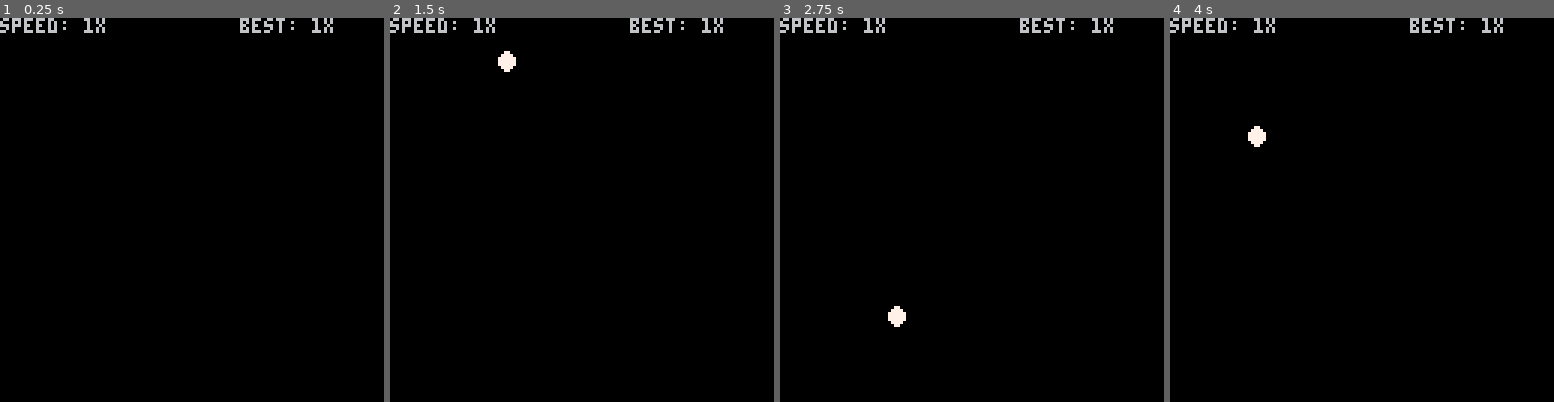
Above: before the commit, frames 1-4 (left to right).
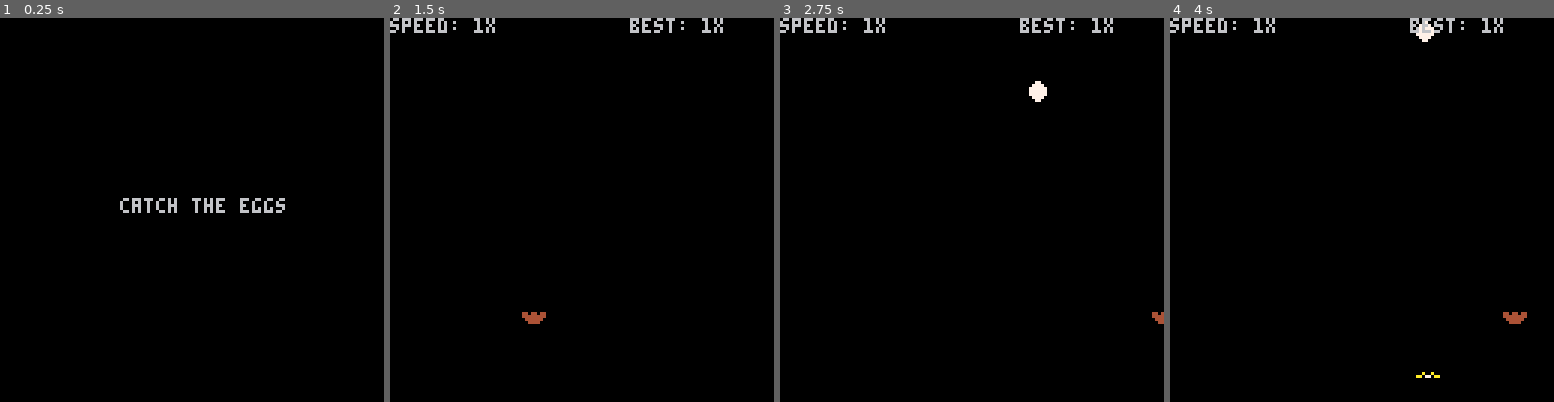
Above: after the commit, the same moments.

Repository: samskivert/momg
Game: PICO-8 cartridge eggcatch.p8
Same seed, same stepped clock (60 frames per second), same inputs: the game is played once before the commit and once after it.
Inputs:
- Up to frame 1 (0.25 s): no input
- Up to frame 2 (1.5 s): no input
- Up to frame 3 (2.75 s): hold Right 1.6-2.1 s; hold Right from 2.47 s (still down)
- Up to frame 4 (4 s): release Right at 3.03 s; hold Left 3.08-3.58 s

The runs differ from the first frame. In frame 1, 1.4% of the frame differs, in the area x 0-87%, y 0-51%; in frame 2, 0.3%; in frame 3, 0.4%; in frame 4, 0.5%.

Commit message:
Add some juice.
I'm a terrible animator, but pixels are forgiving.

Diff:
--- a/actor.lua
+++ b/actor.lua
@@ -1,34 +1,50 @@
 
-max_actors = 64
+max_particles = 64
 actors = {}
+particles = {}
 
-function make_actor (k,x,y,d)
-  local a = {
+function new_actor (k, x, y, d)
+  return {
     k=k,
     frame=0,
     frames=1,
+    anim=anim_by_vel,
     life=1,
+    dlife=0,
     x=x, y=y,
     vx=0, vy=0,
-    ax=0, ay=0.05, -- gravity
-    fx=0.99, fy=0.99, -- friction
+    ax=0, ay=0,
+    fx=0.99, fy=0.99,
     w=3/8, h=0.5, -- half-width
     d=d or -1, -- direction
     t=0,
     draw=draw_actor,
     update=update_actor,
   }
+end
 
-  -- attributes from actor_dat
-  -- for k,v in pairs(actor_dat[k]) do
-  --   a[k]=v
-  -- end
+function anim_by_vel (a)
+  a.frame = (a.frame + abs(a.vx)*2) % a.frames
+end
 
-  if (#actors < max_actors) then
-    add(actors, a)
-  end
+function anim_by_time (a)
+  a.frame = (a.frame + a.dframe) % a.frames
+end
 
+function make_actor (k, x, y, d)
+  local a = new_actor(k, x, y, d)
+  a.table = actors
+  add(actors, a)
   return a
+end
+
+function make_particle (k, x, y, d)
+  local p = new_actor(k, x, y, d)
+  p.table = particles
+  p.anim=anim_by_time
+  p.dframe=1
+  if (#particles < max_particles) add(particles, p)
+  return p
 end
 
 function draw_actor (a)
@@ -43,17 +59,23 @@
   for a in all(actors) do
     a:draw()
   end
+  for p in all(particles) do
+    p:draw()
+  end
 end
 
 function update_actor (a)
   if (a.life <= 0) then
-    del(actors,a)
+    del(a.table, a)
     return
   end
 
   a.x += a.vx
   a.y += a.vy
-  a.frame = (a.frame + abs(a.vx)*2) % a.frames
+  a.life -= a.dlife
+
+  -- update animation frame
+  a:anim()
 
   -- gravity and friction
   a.vx += a.ax
@@ -68,6 +90,9 @@
 function update_actors ()
   for a in all(actors) do
     a:update()
+  end
+  for p in all(particles) do
+    p:update()
   end
 end
 
--- a/eggcatch.lua
+++ b/eggcatch.lua
@@ -1,9 +1,10 @@
 score = 0
-next_egg = 1
+next_egg = 0
 egg_freq = 2
 gravity = 0.01
 speed_factor = 1
 best_speed = 1
+splash_time = 1
 
 function adjust_score (ds)
   score = max(0, score+ds)
@@ -11,13 +12,23 @@
   best_speed = max(speed_factor, best_speed)
 end
 
+function draw_splash ()
+  print("catch the eggs", 40, 60)
+end
+
 function draw_hud ()
   print("speed: "..speed_factor.."x", 0, 0)
   print("best: "..best_speed.."x", 80, 0)
 end
 
+function create_nest()
+  nest = make_actor(3, 6, 13, 0)
+  nest.ay = 0
+  nest.fx = 0.5
+end
+
 function drop_egg ()
-  local x = rnd(16)
+  local x = 8 + (rnd(6) - 3) * min(speed_factor, 2)
   local egg = make_actor(1, x, 1, 0)
   egg.frames = 2
   egg.h = 0.1
@@ -26,19 +37,37 @@
 end
 
 function _init ()
-  nest = make_actor(3, 6, 13, 0)
-  nest.ay = 0
 end
 
 function on_collide (a1, a2)
   if (a1.k == 3) then
     adjust_score(1)
     a2.life = 0
+    local crack = make_particle(12, a2.x, a2.y, a2.d)
+    crack.frames = 4
+    crack.dframe = 1
+    crack.life = 3
+    crack.dlife = 1
+    local bird = make_particle(16, a2.x, a2.y, a2.d)
+    bird.frames = 2
+    bird.dframe = 0.5
+    bird.life = 50
+    bird.dlife = 1
+    bird.vx = -0.5 + rnd(1)
+    bird.vy = -0.1 - rnd(0.2)
+    bird.ay = -0.05
   end
 end
 
 function _update ()
   local t = time()
+  if (t < splash_time) then
+    return
+  elseif (splash_time > 0) then
+    splash_time = 0
+    create_nest()
+    next_egg = t + 1
+  end
 
   if (t > next_egg) then
     drop_egg()
@@ -49,21 +78,32 @@
   collide_actors(on_collide)
 
   for a in all(actors) do
-    if a.y > 16 then
+    if a.y > 15 then
       a.life = 0
+      local splat = make_particle(5, a.x, a.y, a.d)
+      splat.frames = 6
+      splat.dframe = 1
+      splat.life = 5
+      splat.dlife = 1
       adjust_score(-1)
     end
   end
 
   if (btn(0)) then
-    nest.x -= 0.2 * speed_factor
+    nest.ax = -0.5
   elseif (btn(1)) then
-    nest.x += 0.2 * speed_factor
+    nest.ax = 0.5
+  else
+    nest.ax = 0
   end
 end
 
 function _draw ()
   cls()
-  draw_actors()
-  draw_hud()
+  if (splash_time > 0) then
+    draw_splash()
+  else
+    draw_actors()
+    draw_hud()
+  end
 end
--- a/eggcatch.p8
+++ b/eggcatch.p8
@@ -13,3 +13,151 @@
 
 
 
+…(135 lines of a section not shown)…
+__map__
+0000000000000000000000000000000000000000000000000000000000000000000000000000000000000000000000000000000000000000000000000000000000000000000000000000000000000000000000000000000000000000000000000000000000000000000000000000000000000000000000000000000000000000
+0000000000000000000000000000000000000000000000000000000000000000000000000000000000000000000000000000000000000000000000000000000000000000000000000000000000000000000000000000000000000000000000000000000000000000000000000000000000000000000000000000000000000000
+0000000100000000000000000000000000000000000000000000000000000000000000000000000000000000000000000000000000000000000000000000000000000000000000000000000000000000000000000000000000000000000000000000000000000000000000000000000000000000000000000000000000000000
+0000000000000000000000000000000000000000000000000000000000000000000000000000000000000000000000000000000000000000000000000000000000000000000000000000000000000000000000000000000000000000000000000000000000000000000000000000000000000000000000000000000000000000
+0000000000000000000000000000000000000000000000000000000000000000000000000000000000000000000000000000000000000000000000000000000000000000000000000000000000000000000000000000000000000000000000000000000000000000000000000000000000000000000000000000000000000000
+0000000000000000000000000001000000000000000000000000000000000000000000000000000000000000000000000000000000000000000000000000000000000000000000000000000000000000000000000000000000000000000000000000000000000000000000000000000000000000000000000000000000000000
+0000000000000000000000000000000000000000000000000000000000000000000000000000000000000000000000000000000000000000000000000000000000000000000000000000000000000000000000000000000000000000000000000000000000000000000000000000000000000000000000000000000000000000
+0000000000000100000000000000000000000000000000000000000000000000000000000000000000000000000000000000000000000000000000000000000000000000000000000000000000000000000000000000000000000000000000000000000000000000000000000000000000000000000000000000000000000000
+0000000000000000000000000000000000000000000000000000000000000000000000000000000000000000000000000000000000000000000000000000000000000000000000000000000000000000000000000000000000000000000000000000000000000000000000000000000000000000000000000000000000000000
+0000000000000000000000000000000000000000000000000000000000000000000000000000000000000000000000000000000000000000000000000000000000000000000000000000000000000000000000000000000000000000000000000000000000000000000000000000000000000000000000000000000000000000
+0000000000000000000000000000000000000000000000000000000000000000000000000000000000000000000000000000000000000000000000000000000000000000000000000000000000000000000000000000000000000000000000000000000000000000000000000000000000000000000000000000000000000000
+0000000000000000000003000000000000000000000000000000000000000000000000000000000000000000000000000000000000000000000000000000000000000000000000000000000000000000000000000000000000000000000000000000000000000000000000000000000000000000000000000000000000000000
Not shown, changed: 141 lines of the sprite sheet (__gfx__) section of eggcatch.p8
Not shown, changed: the thumbnail (__label__) section of eggcatch.p8
